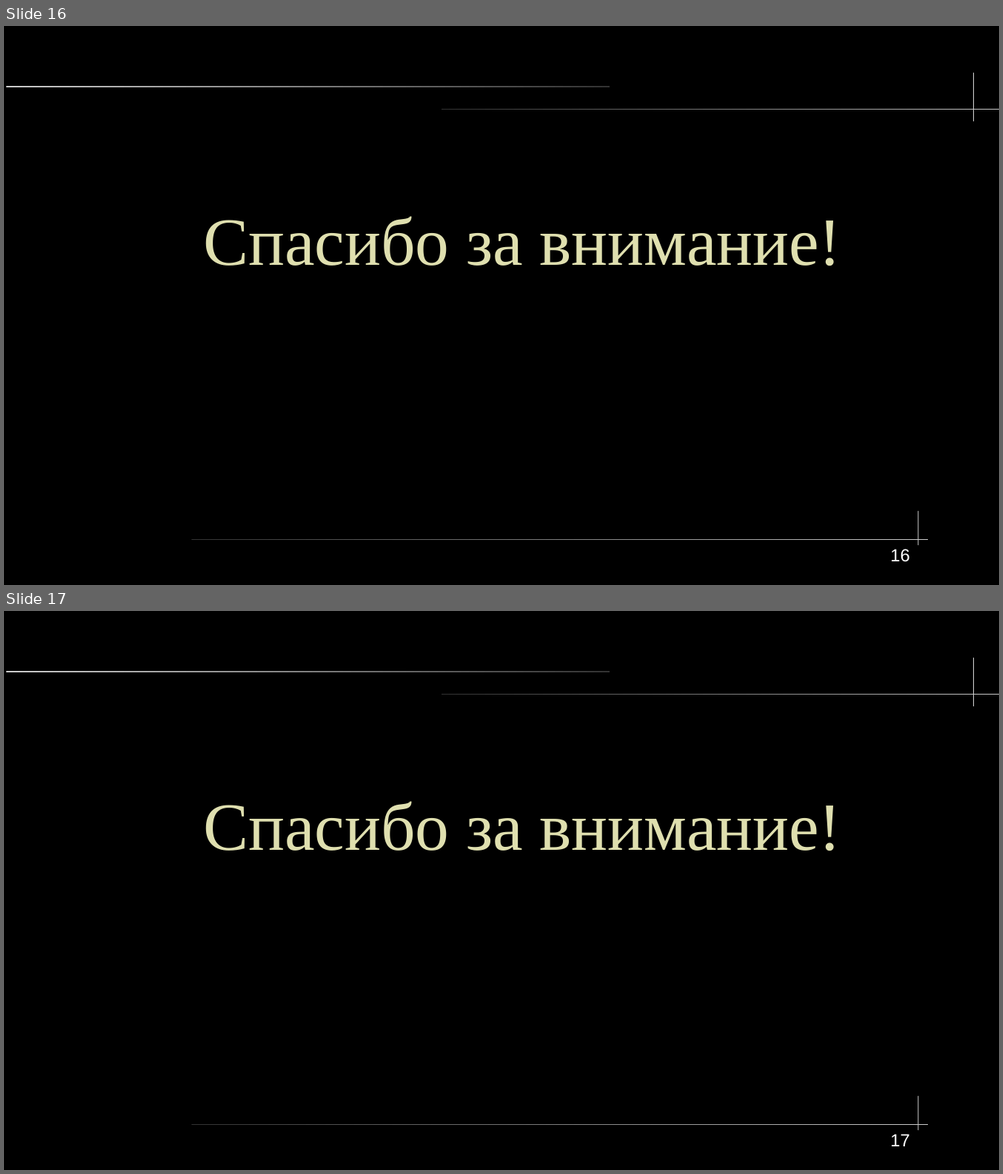
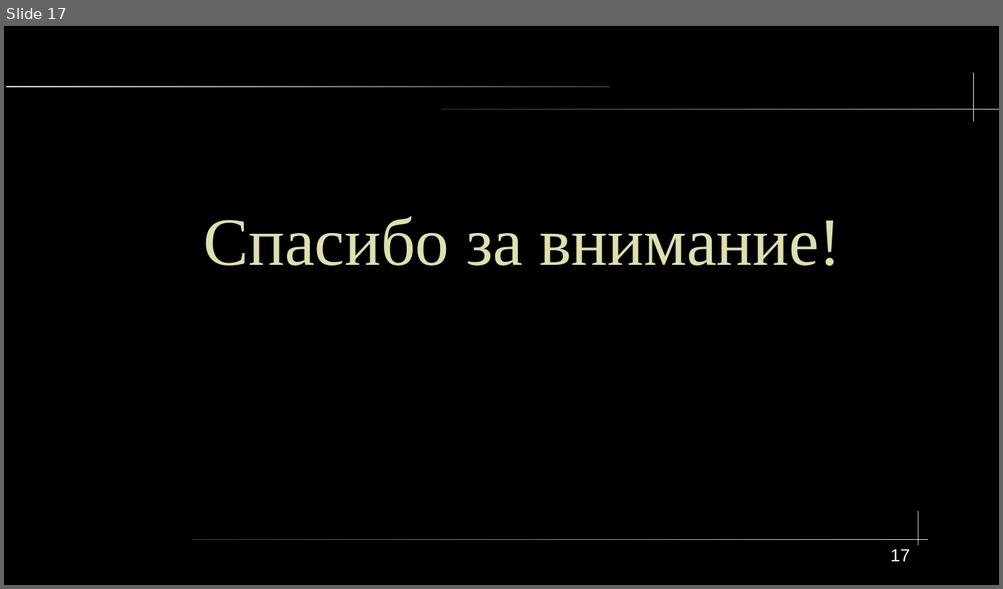
Before and after one commit to lxvevery1/LSTU_MAG, a slide deck: 5_1/ML/lab/coursework/presentation/ProjectOrg.odp. Shown one above the other, each under a label of ours: slides 16 and 17 before the commit, slide 17 after it. The pictures are 1003x1174 and 1003x589 pixels, drawn with LibreOffice and Linux fonts; fonts in the diff are those of the drawing. Boxes give left, top, right and bottom in pixels: in the first picture for what was removed or moved away, otherwise in the second. Text is boxed around its words. In the diff, an @@ line names an element or a change of style, - is before the commit and + after.

```diff
--- a/5_1/ML/lab/coursework/presentation/ProjectOrg.odp
+++ b/5_1/ML/lab/coursework/presentation/ProjectOrg.odp
@@ slide 16 removed at bbox=[4, 26, 999, 585], background #000000; not listed: 5 template elements that a slide beside it also shows @@
@@ text removed at bbox=[203, 216, 842, 266] @@
-Спасибо за внимание!
@@ page number removed at bbox=[890, 549, 909, 562] @@
-16
```
Also in this commit, not shown: 2 slides changed, 1 slide added, 3 other files.
